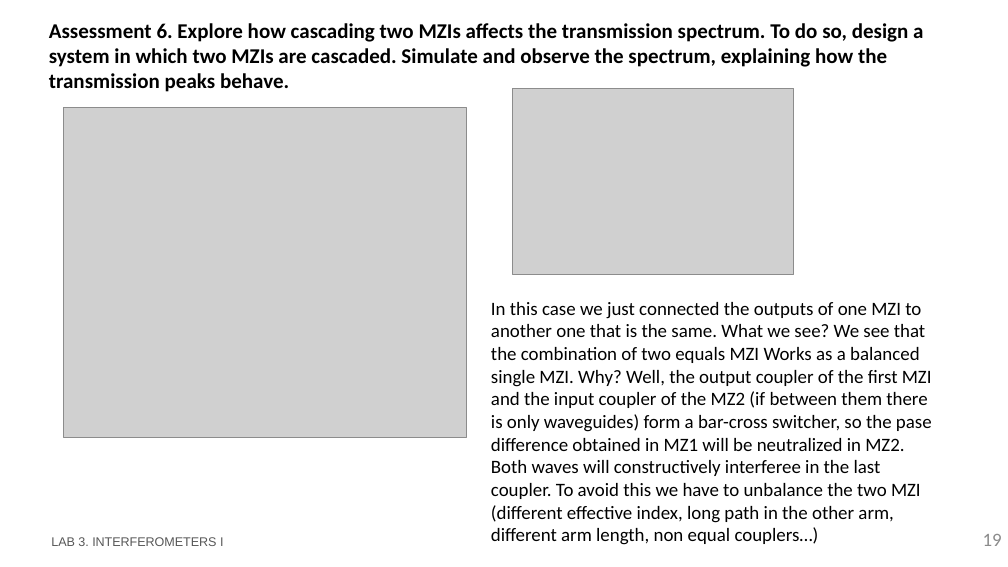
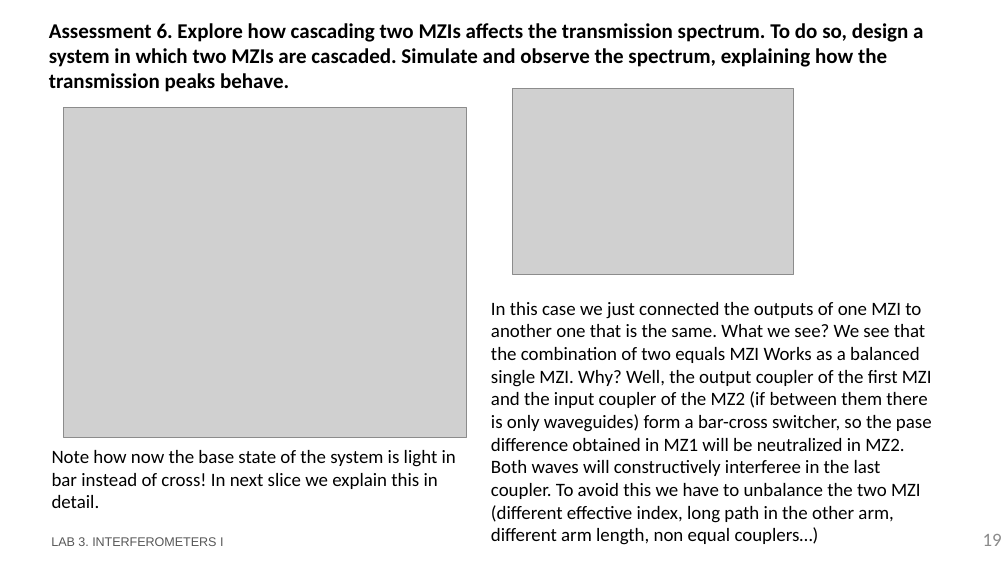
Before and after one commit to DBAEASE/pic-upv-lab3, a slide deck: slide 19 of LabBook_3.pptx. Drawn at 1008x567 pixels with LibreOffice and Linux fonts; fonts in the diff are those of the drawing; grey boxes stand for pictures; background and template pictures are left out. Boxes give left, top, right and bottom in pixels: in the first picture for what was removed or moved away, otherwise in the second. Text is boxed around its words. In the diff, an @@ line names an element or a change of style, - is before the commit and + after.

```diff
--- a/LabBook_3.pptx
+++ b/LabBook_3.pptx
@@ text added at (x1=52, y1=450, x2=456, y2=508), 18 pt, text #000000 @@
+Note how now the base state of the system is light in bar instead of cross! In next slice we explain this in detail.
```
Also in this commit, not shown: 2 other slides changed, 2 slides added, 1 other file.
